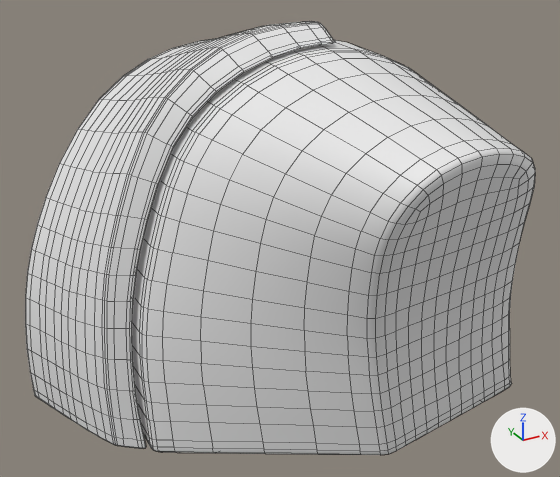
The OBJ model PadForge.App/3DModels/XboxSeries/StellarShift/Shoulder-Left-Trigger.obj, before and after one commit.
Camera for both pictures: a camera (50 mm lens) standing at (-67.9, -77.7, 21.2) and looking at (-45.9, -37.7, 1.2). Every picture has the same lights, and +X, +Y and +Z are marked at lower right. The older version comes first. Mesh edges are drawn as thin lines. Where no turn or scale is listed for an object, it has been applied to the vertices.

Objects in the first picture: 'Shoulder-Left-Trigger'.
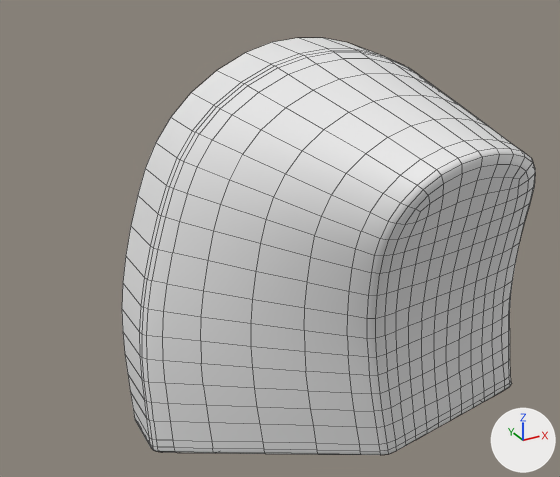
Changed parts and their boxes [x1, y1, x2, y2] in the pictures (560 x 477 px):
'Shoulder-Left-Trigger', reshaped (19% narrower): before [25, 21, 535, 455]; after [122, 38, 535, 455]
part 1 of me_shoulder_left_trigger, deleted: before [25, 21, 335, 448]

Patch to the scene script:
```diff
--- a/PadForge.App/3DModels/XboxSeries/StellarShift/Shoulder-Left-Trigger.obj.py
+++ b/PadForge.App/3DModels/XboxSeries/StellarShift/Shoulder-Left-Trigger.obj.py
@@ me_shoulder_left_trigger @@
 # used by ob_shoulder_left_trigger; location = (0.0, 0.0, 0.0)
-me_shoulder_left_trigger.from_pydata(...)  # 1356 vertices, 1288 faces; spans x -61.0..-32.4, y -51.5..-23.4, z -12.5..14.2
+me_shoulder_left_trigger.from_pydata(...)  # 853 vertices, 822 faces; spans x -55.5..-32.4, y -51.5..-32.8, z -12.4..13.1
+# me_shoulder_left_trigger part 1: the loose piece of 503 vertices spanning x -61.0..-42.4, y -38.1..-23.4, z -12.5..14.2 is deleted
```
